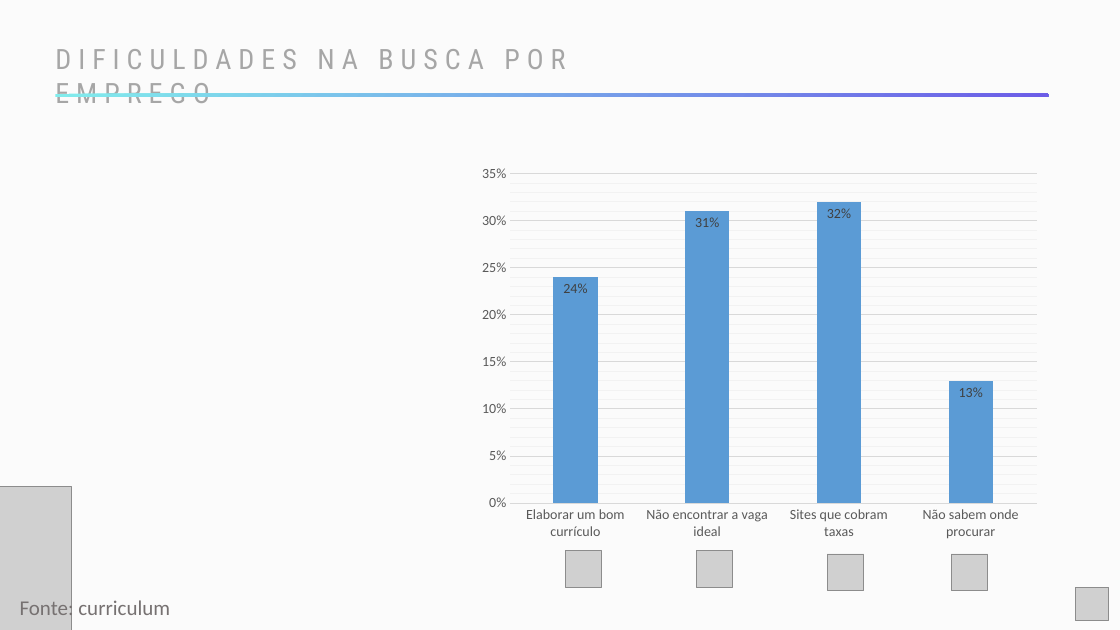
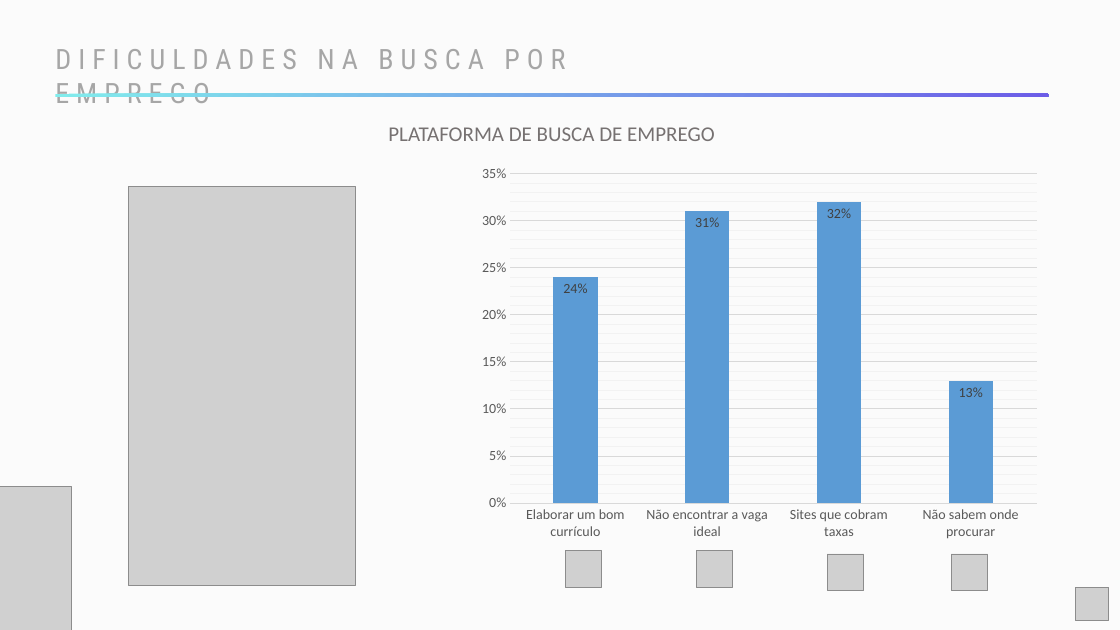
Before and after one commit to ismikeandrews/goodfit, a slide deck: slide 9 of pitch/pitch-next.pptx (slide 8 before the commit). Drawn at 1120x630 pixels with LibreOffice and Linux fonts; fonts in the diff are those of the drawing; grey boxes stand for pictures. Boxes give left, top, right and bottom in pixels: in the first picture for what was removed or moved away, otherwise in the second. Text is boxed around its words. In the diff, an @@ line names an element or a change of style, - is before the commit and + after.

```diff
--- a/pitch/pitch-next.pptx
+++ b/pitch/pitch-next.pptx
@@ text added at (x1=388, y1=127, x2=715, y2=141), 18 pt, text #767171 @@
+PLATAFORMA DE BUSCA DE EMPREGO
@@ picture added at (x1=129, y1=187, x2=355, y2=586) @@
@@ text removed at (x1=20, y1=597, x2=170, y2=621) @@
-Fonte: curriculum
```
Also in this commit, not shown: 4 other slides changed, 4 slides added, 2 slides removed.
